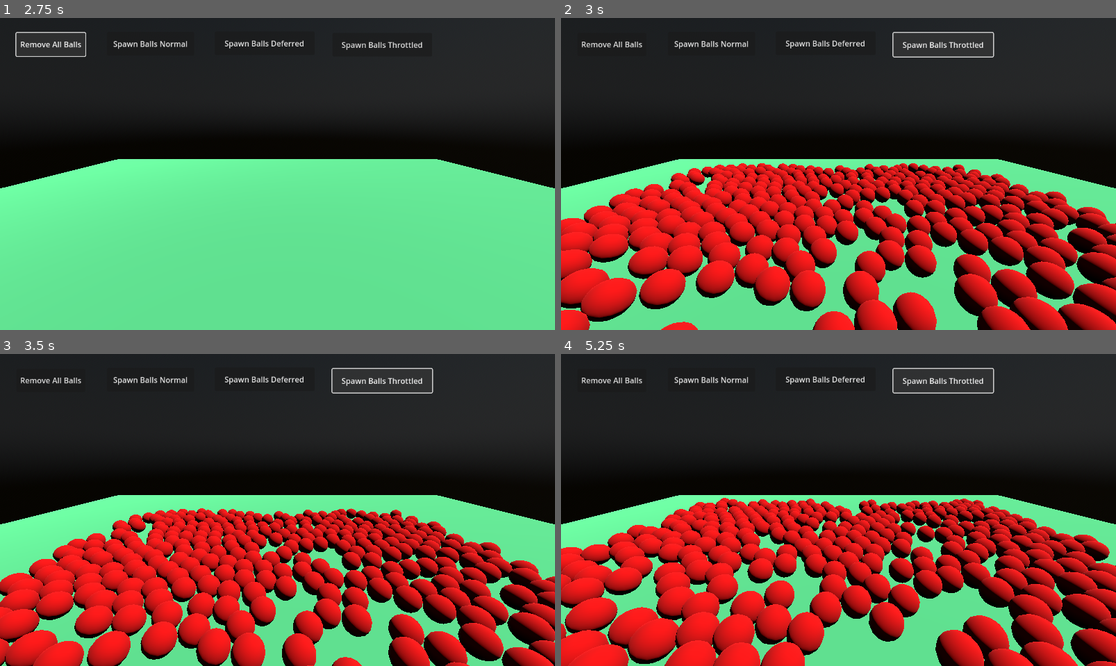
Above: before the commit, frames 1-4 (two rows, left to right).
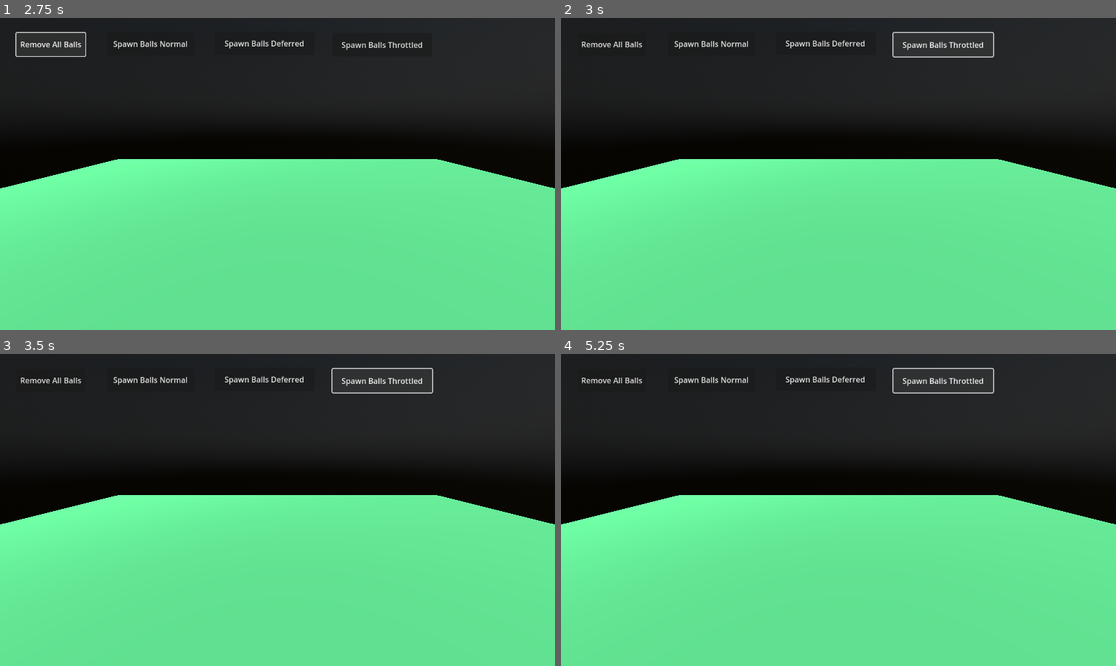
Above: after the commit, the same moments.

Repository: ImmersiveRPG/GodotCallThrottled
Game: Godot game, scene res://src/World/world.tscn
Two runs of this game, one before a commit and one after it. Both use one fixed random seed, a clock stepped at 60 frames per second and the inputs below.
Inputs:
- Up to frame 1 (2.75 s): click "Spawn Balls Normal" at 0.5 s; click "Spawn Balls Normal" at 1.25 s; click "Remove All Balls" at 2 s
- Up to frame 2 (3 s): click "Spawn Balls Throttled" at 2.75 s
- Up to frame 3 (3.5 s): no input
- Up to frame 4 (5.25 s): click "Spawn Balls Deferred" at 3.5 s; click "Remove All Balls" at 4.25 s; click "Spawn Balls Throttled" at 5 s

Frame 1 is identical in both runs. In frame 2, 39% of the frame differs, in the area x 0-100%, y 46-100%; in frame 3, 37%; in frame 4, 40%.

Commit message:
Made it also subtract process ticks from budget

Diff:
--- a/project/src/CustomSceneTree/custom_scene_tree.gd
+++ b/project/src/CustomSceneTree/custom_scene_tree.gd
@@ -10,6 +10,8 @@
 var _throttler = null
 var _physics_process_start_ticks := 0
 var _physics_process_end_ticks := 0
+var _process_start_ticks := 0
+var _process_end_ticks := 0
 var _last_node_scene := preload("res://src/LastNode/LastNode.tscn")
 var _last_node = null
 
@@ -19,6 +21,10 @@
 func _finalize() -> void:
 	print("Main Loop Finalized")
 	pass
+
+func _process(_delta : float) -> bool:
+	_process_start_ticks = Time.get_ticks_msec()
+	return false
 
 func _physics_process(_delta : float) -> bool:
 	#OS.delay_msec(1000)
@@ -50,17 +56,17 @@
 	#OS.delay_msec(1000)
 	return false
 
+func _process_done() -> void:
+	_process_end_ticks = Time.get_ticks_msec()
+	#print("_process_end_ticks: %s" % [_process_end_ticks])
+
 func _physics_process_done() -> void:
 	_physics_process_end_ticks = Time.get_ticks_msec()
 	#print("_physics_process_end_ticks: %s" % [_physics_process_end_ticks])
 	var used_physics_ticks := _physics_process_end_ticks - _physics_process_start_ticks
+	var used_process_ticks := _process_end_ticks - _process_start_ticks
 	#print("physics frame time: %s" % [used_physics_ticks])
 
 	# Run callables
 	if _throttler and _throttler._is_setup:
-		_throttler._run_callables(used_physics_ticks)
-
-func _process(_delta : float) -> bool:
-	#print("++++ _process: %s" % [Time.get_ticks_msec()])
-
-	return false
+		_throttler._run_callables(used_physics_ticks, used_process_ticks)
--- a/project/src/LastNode/LastNode.gd
+++ b/project/src/LastNode/LastNode.gd
@@ -5,6 +5,11 @@
 extends Node
 
 
+func _process(_delta : float) -> void:
+	var tree = self.get_tree() as CustomSceneTree
+	if tree:
+		tree._process_done()
+
 func _physics_process(_delta : float) -> void:
 	var tree = self.get_tree() as CustomSceneTree
 	if tree:
--- a/project/src/Singletons/Throttler.gd
+++ b/project/src/Singletons/Throttler.gd
@@ -13,12 +13,12 @@
 var _frame_budget_threshold_msec := 0
 var _is_setup := false
 
-func _run_callables(used_physics_msec : float) -> void:
+func _run_callables(used_physics_msec : float, used_process_msec : float) -> void:
 	if not _is_setup:
 		push_error("Please run Throttler.start before calling")
 		return
 
-	var frame_budget_remaining_msec := clampi(_frame_budget_msec - used_physics_msec, 0, INT32_MAX)
+	var frame_budget_remaining_msec := clampi(_frame_budget_msec - (used_physics_msec + used_process_msec), 0, INT32_MAX)
 	var frame_budget_used_msec := 0
 	var is_working := true
 	var call_count := 0
@@ -53,7 +53,7 @@
 			is_working = false
 
 	if call_count > 0:
-		print("budget:%s, physics_used:%s, throttle_used:%s, remaining:%s, calls:%s" % [_frame_budget_msec, used_physics_msec, frame_budget_used_msec, frame_budget_remaining_msec, call_count])
+		print("budget:%s, physics_used:%s, process_used:%s, throttle_used:%s, remaining:%s, calls:%s" % [_frame_budget_msec, used_physics_msec, used_process_msec, frame_budget_used_msec, frame_budget_remaining_msec, call_count])
 
 func start(frame_budget_msec : int, frame_budget_threshold_msec : int) -> void:
 	_frame_budget_msec = frame_budget_msec
--- a/project/src/World/world.gd
+++ b/project/src/World/world.gd
@@ -12,6 +12,9 @@
 	var frame_budget_msec := roundi(1000 / Engine.get_physics_ticks_per_second())
 	var frame_budget_threshold_msec := 5
 	Throttler.start(frame_budget_msec, frame_budget_threshold_msec)
+
+func _process(_delta : float) -> void:
+	OS.delay_msec(2)
 
 func _physics_process(_delta : float) -> void:
 	OS.delay_msec(5)
